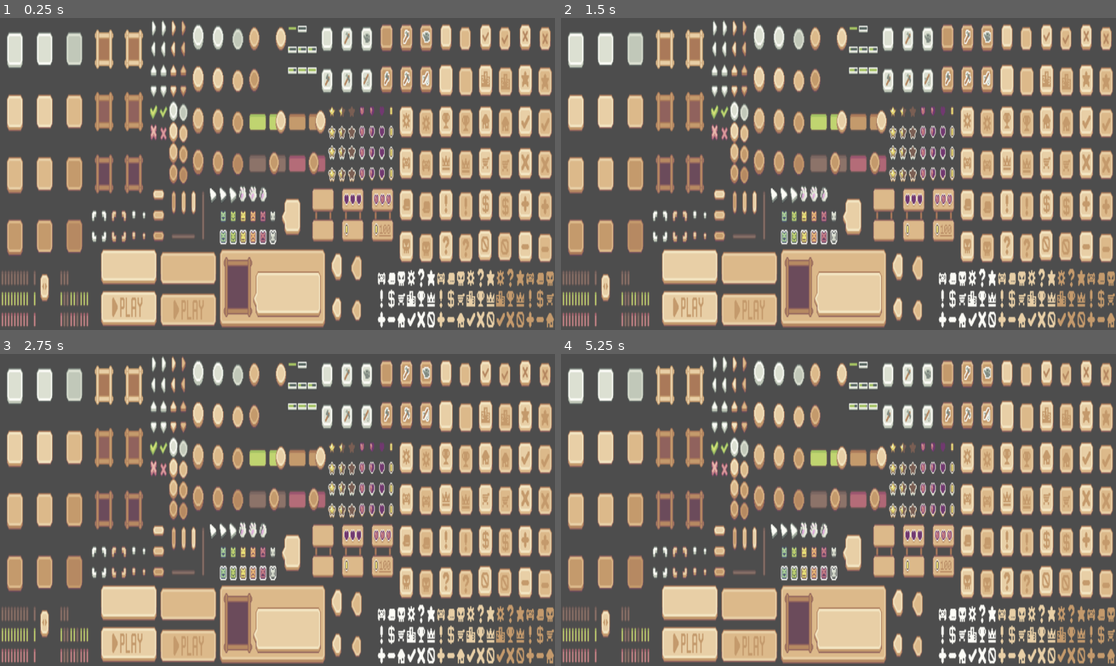
Above: before the commit, frames 1-4 (two rows, left to right).
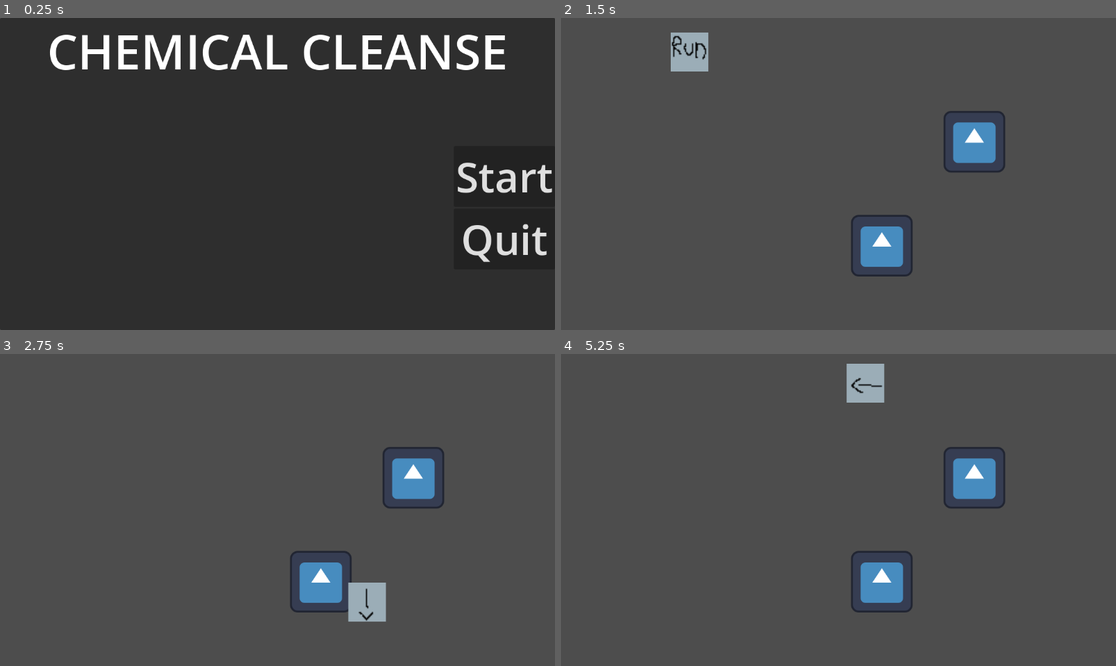
Above: after the commit, the same moments.

Repository: xern0/SleepyShrimpStudios-ChemicalCleanse
Game: Godot game, scene res://main_menu.tscn
Two runs of this game, one before a commit and one after it. Both use one fixed random seed, a clock stepped at 60 frames per second and the inputs below. This scene is started directly instead of the project's main scene. The engine's default icon, where the game draws it, is replaced by a stand-in: a white triangle on a blue panel in a dark square.
Inputs (mouse positions are in pixels of both pictures, inside the frame that each line leads up to):
- Up to frame 1 (0.25 s): no input
- Up to frame 2 (1.5 s): click (1066, 177) at 0.5 s, where only the run after the commit has a clickable "Start"; tap Enter at 1.25 s; hold D (right) from 1.28 s (still down); hold Shift (run) from 1.28 s (still down)
- Up to frame 3 (2.75 s): release D (right) at 2.03 s; release Shift (run) at 2.03 s; hold S (down) from 2.03 s (still down); tap E (interact) at 2.1 s; tap Shift (run) at 2.3 s
- Up to frame 4 (5.25 s): release S (down) at 2.78 s; hold D (right) 2.78-3.53 s; hold Shift (run) 2.78-3.53 s; tap Space (roll) at 2.85, 4.25 s; hold W (up) 3.53-4.28 s; tap Shift (run) at 3.6 s; hold Shift (run) 4.28-5.03 s; hold A (left) from 4.28 s (still down); tap E (interact) at 5.1 s

The runs differ from the first frame. In frame 1, 100% of the frame differs, in the area x 0-100%, y 0-100%; in frame 2, 42%; in frame 3, 42%; in frame 4, 42%.

Commit message:
main menu done

Diff:
--- /dev/null
+++ b/chemical-cleanse/main_menu.gd
@@ -0,0 +1,9 @@
+extends Control
+
+
+
+func _on_quit_pressed():
+	get_tree().quit()
+
+func _on_start_pressed() -> void:
+	get_tree().change_scene_to_file("res://world.tscn")
--- a/chemical-cleanse/main_menu.tscn
+++ b/chemical-cleanse/main_menu.tscn
@@ -1,16 +1,19 @@
 [gd_scene load_steps=2 format=3 uid="uid://jeao4x0vrc04"]
 
-[ext_resource type="Texture2D" uid="uid://mae3mmdl5rbj" path="res://assets/Sprite sheets/Sprite sheet for Basic Pack.png" id="1_06t4h"]
+[ext_resource type="Script" uid="uid://cf585n1ftmio0" path="res://main_menu.gd" id="1_06t4h"]
 
-[node name="Main Menu" type="Control"]
+[node name="Main menu" type="Control"]
 layout_mode = 3
 anchors_preset = 15
 anchor_right = 1.0
 anchor_bottom = 1.0
 grow_horizontal = 2
 grow_vertical = 2
+size_flags_horizontal = 3
+size_flags_vertical = 3
+script = ExtResource("1_06t4h")
 
-[node name="Menu" type="MarginContainer" parent="."]
+[node name="PanelContainer" type="PanelContainer" parent="."]
 layout_mode = 1
 anchors_preset = 15
 anchor_right = 1.0
@@ -18,10 +21,32 @@
 grow_horizontal = 2
 grow_vertical = 2
 
-[node name="MainMenu" type="MarginContainer" parent="Menu"]
+[node name="VBoxContainer" type="VBoxContainer" parent="PanelContainer"]
 layout_mode = 2
 
-[node name="NinePatchRect" type="NinePatchRect" parent="Menu/MainMenu"]
+[node name="Label" type="Label" parent="PanelContainer/VBoxContainer"]
 layout_mode = 2
-texture = ExtResource("1_06t4h")
-region_rect = Rect2(0, 0, 896, 240)
+theme_override_font_sizes/font_size = 100
+text = "CHEMICAL CLEANSE"
+horizontal_alignment = 1
+
+[node name="CenterContainer" type="CenterContainer" parent="PanelContainer/VBoxContainer"]
+layout_mode = 2
+size_flags_horizontal = 8
+size_flags_vertical = 3
+
+[node name="VBoxContainer" type="VBoxContainer" parent="PanelContainer/VBoxContainer/CenterContainer"]
+layout_mode = 2
+
+[node name="Start" type="Button" parent="PanelContainer/VBoxContainer/CenterContainer/VBoxContainer"]
+layout_mode = 2
+theme_override_font_sizes/font_size = 86
+text = "Start"
+
+[node name="Quit" type="Button" parent="PanelContainer/VBoxContainer/CenterContainer/VBoxContainer"]
+layout_mode = 2
+theme_override_font_sizes/font_size = 86
+text = "Quit"
+
+[connection signal="pressed" from="PanelContainer/VBoxContainer/CenterContainer/VBoxContainer/Start" to="." method="_on_start_pressed"]
+[connection signal="pressed" from="PanelContainer/VBoxContainer/CenterContainer/VBoxContainer/Quit" to="." method="_on_quit_pressed"]
--- a/chemical-cleanse/project.godot
+++ b/chemical-cleanse/project.godot
@@ -11,9 +11,13 @@
 [application]
 
 config/name="chemical cleanse movement"
-run/main_scene="res://player.tscn"
+run/main_scene="uid://jeao4x0vrc04"
 config/features=PackedStringArray("4.5", "Forward Plus")
 config/icon="res://icon.svg"
+
+[display]
+
+window/size/mode=3
 
 [input]
 
Not shown, added: chemical-cleanse/main_menu.gd.uid
